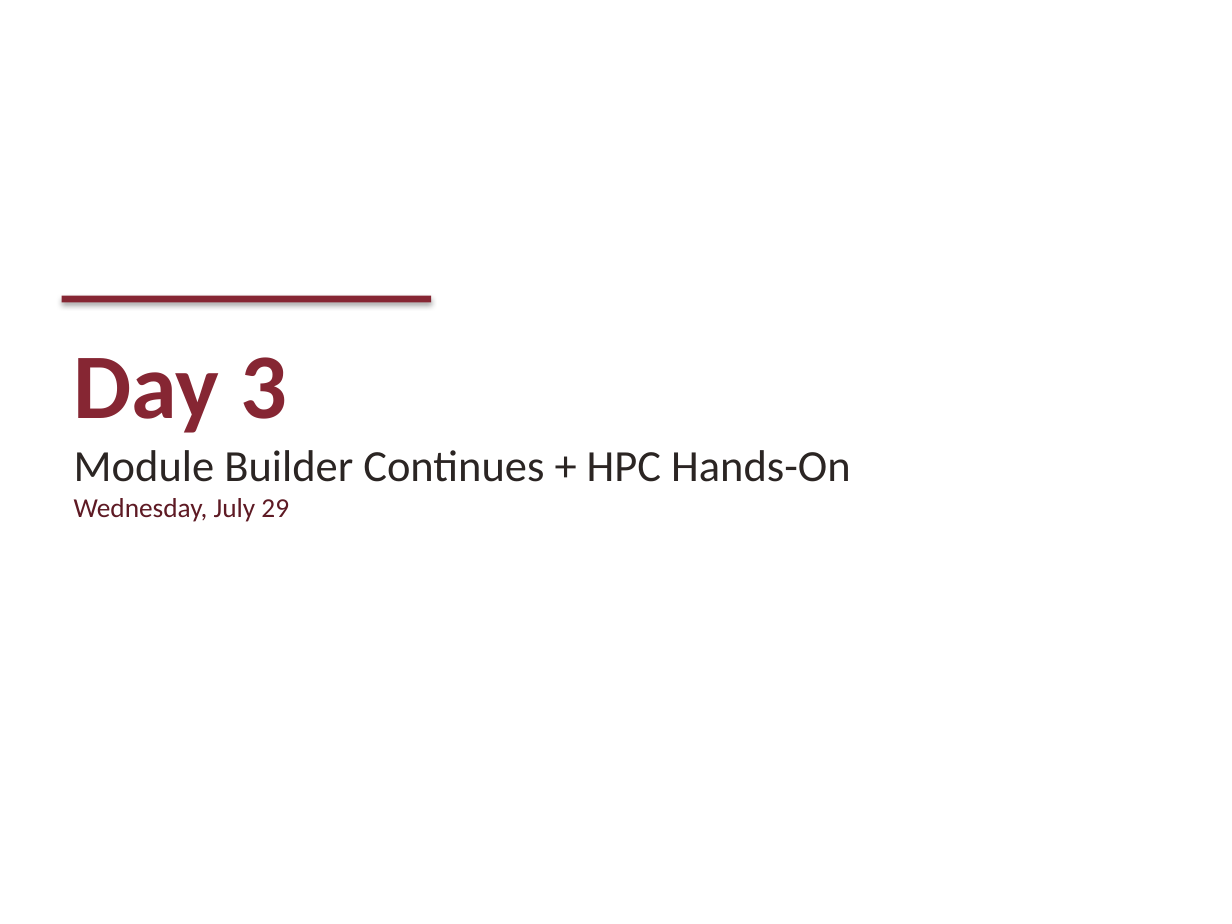
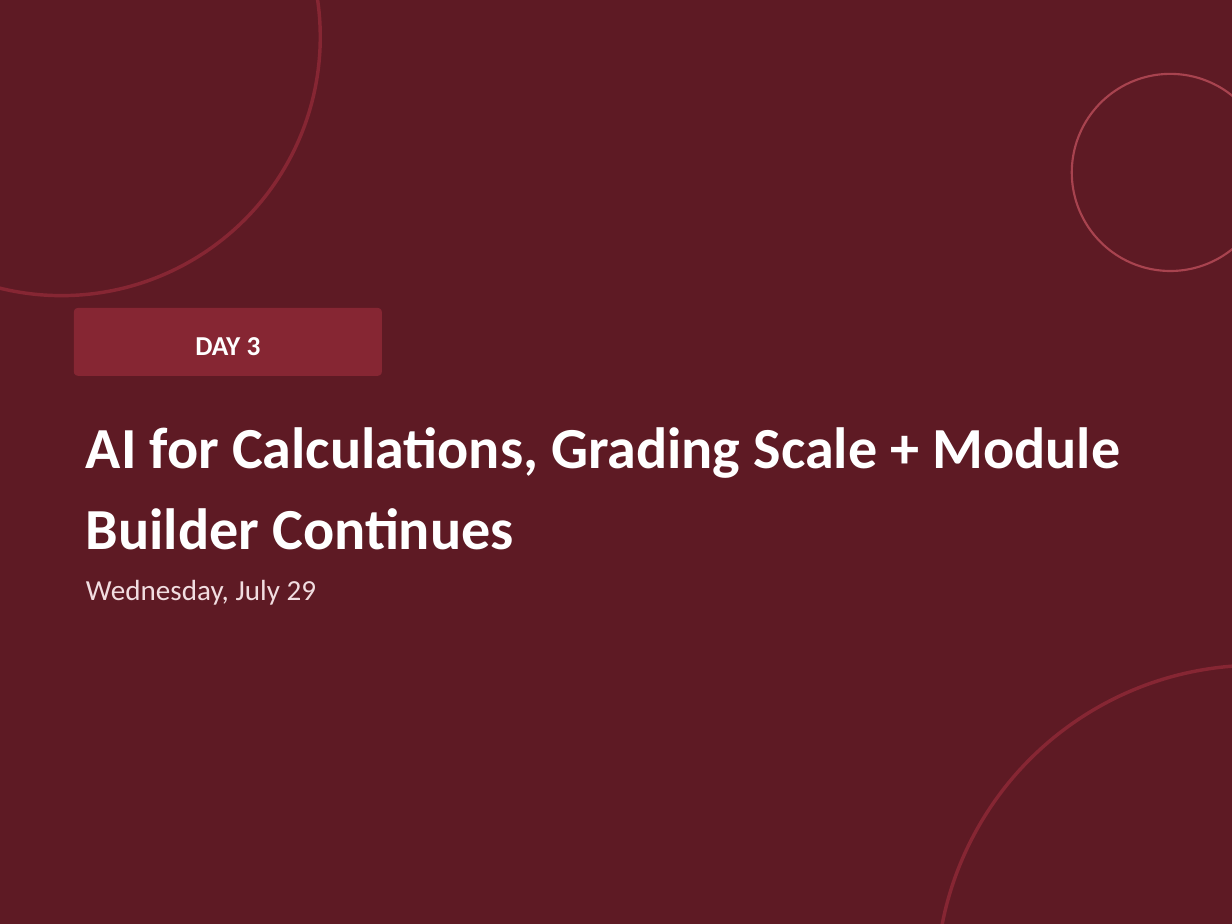
Before and after one commit to whitneynelson/nairr-teaching-innovation, a slide deck: slide 35 of slides/full-program-deck.pptx (slide 8 before the commit). Drawn at 1232x924 pixels with LibreOffice and Linux fonts; fonts in the diff are those of the drawing. Boxes give left, top, right and bottom in pixels: in the first picture for what was removed or moved away, otherwise in the second. Text is boxed around its words. In the diff, an @@ line names an element or a change of style, - is before the commit and + after.

```diff
--- a/slides/full-program-deck.pptx
+++ b/slides/full-program-deck.pptx
@@ background #FFFFFF to #5E1A24 @@
@@ ellipse added at (0, 0, 320, 296), outline #862633 2 pt @@
@@ ellipse added at (1072, 74, 1232, 271), outline #A8434F 1.25 pt @@
@@ rectangle removed at (62, 296, 431, 303) @@
@@ rounded rectangle added at (74, 308, 382, 376), fill #862633 @@
@@ text added at (195, 337, 261, 355), 16 pt, text #FFFFFF, bold @@
+DAY 3
@@ text at (86, 427, 1121, 550): text changed; size 26 to 34 pt; text colour #2B2523 to #FFFFFF; bold on @@
-Day 3
-Module Builder Continues + HPC Hands-On
-Wednesday, July 29
+AI for Calculations, Grading Scale + Module Builder Continues
@@ text added at (86, 579, 317, 605), 17 pt, text #F1DDE0 @@
+Wednesday, July 29
@@ ellipse added at (936, 665, 1232, 924), outline #862633 2 pt @@
```
Also in this commit, not shown: 8 other slides changed, 58 slides added, 7 slides removed, 2 other files.
